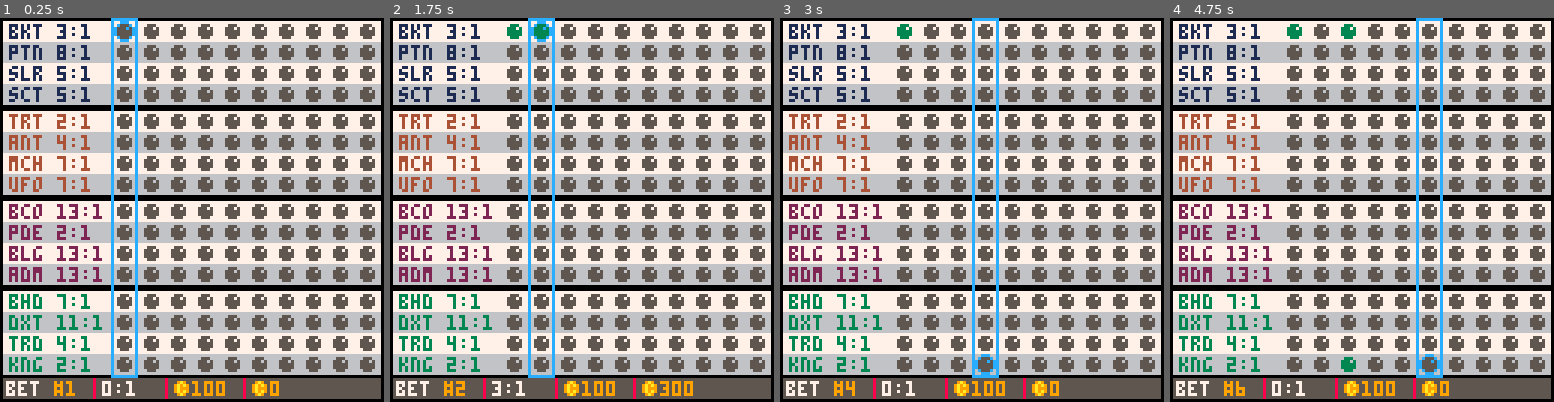
Above: before the commit, frames 1-4 (left to right).
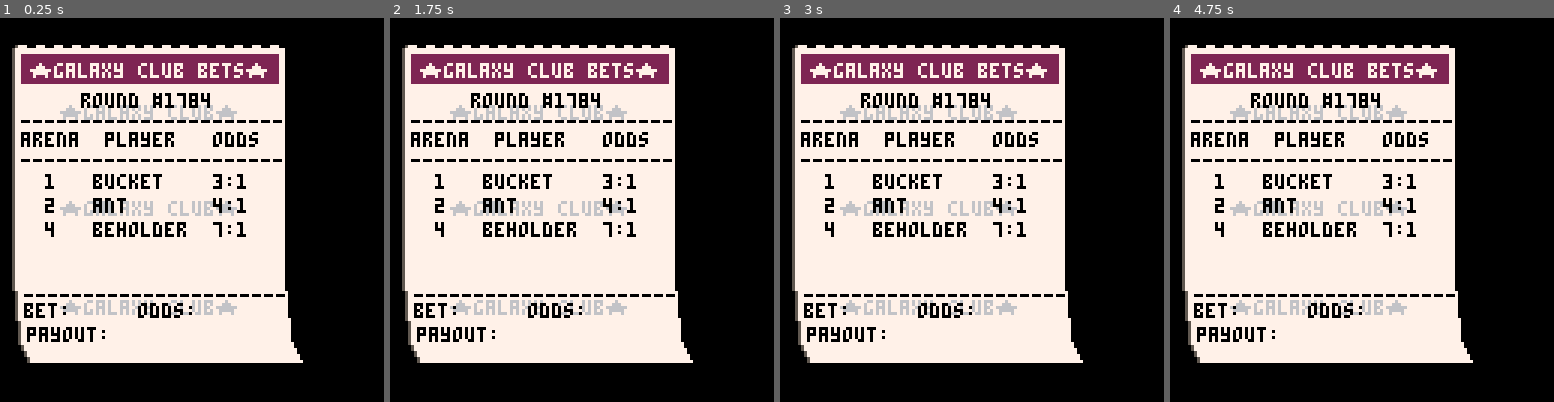
Above: after the commit, the same moments.

Repository: suspicious-smoke/club-bets-pico8
Game: PICO-8 cartridge club-bets.p8
Same seed, same stepped clock (60 frames per second), same inputs: the game is played once before the commit and once after it.
Inputs:
- Up to frame 1 (0.25 s): no input
- Up to frame 2 (1.75 s): tap X (X key) at 0.33, 1.07 s; tap O (Z key) at 0.7, 1.7 s; hold Right from 1.6 s (still down)
- Up to frame 3 (3 s): tap X (X key) at 1.85, 2.97 s; release Right at 2.1 s; tap O (Z key) at 2.1, 2.5, 2.9 s; hold Up 2.15-2.42 s; hold Right from 2.47 s (still down)
- Up to frame 4 (4.75 s): release Right at 3.03 s; hold Left 3.08-3.58 s; tap O (Z key) every 0.4 s from 3.3 to 4.5 s; hold Down 3.63-3.97 s; hold Right 4.02-4.68 s; tap X (X key) at 4.08 s; hold Up from 4.73 s (still down)

The runs differ from the first frame. In frame 1, 80% of the frame differs, in the area x 0-100%, y 0-100%; in frame 2, 80%; in frame 3, 80%; in frame 4, 80%.

Commit message:
work on ticket

Diff:
--- a/club-bets.p8
+++ b/club-bets.p8
@@ -94,9 +94,9 @@
 	_upd=blank
 	_drw=blank
 	fill_arenas()
-	--dummy_bets()
-	init_quickbetpage()
-	--init_ticket()
+	dummy_bets()
+	--init_quickbetpage()
+	init_ticket()
 	--init_betpage()
 	--calculate_winners()
 	--init_confirm()
@@ -631,7 +631,13 @@
 -->8
 --ticket
 function init_ticket()
-	tx,ty=20,10
+	tx={}
+	ty={}
+	for i=1,1 do
+		tx[i]=i*5
+		ty[i]=9+i
+	end
+
 	_upd=upd_ticket
 	_drw=drw_ticket
 end
@@ -641,41 +647,58 @@
 end
 
 function drw_ticket()
-
-	local _arx,_plx,_odx=tx+2,tx+26,tx+66
-	--ticket
-	for i=1,15 do
-		rrect(tx-5+6*i,ty-1,3,1,0,7)
-	end
-	rrectfill(tx,ty,90,81,0,7)--ticket
-	rrectfill(tx+6,ty+81,84,24,0,7)--lwr ticket
-	spr(128,tx-2,ty+81,1,3)--left leaf
-	spr(129,tx+89,ty+81,1,3)--right leaf
-	for i=1,3 do
-		_wmoff=0
-		if i==3 then
-			_wmoff=1
-		end
-		print("★galaxy club★",tx+15,ty-13+i*32+_wmoff,6)
-	end
-	--text
-	rrectfill(tx+2,ty+2,86,10,0,2)--red area
-	print("★galaxy club bets★",tx+5,ty+5,7)
-	print("round #1784",tx+22,ty+15,0)
-	print("----------------------",tx+2,ty+22,0)
-	print("arena",_arx,ty+28,0)
-	print("player",_plx+4,ty+28,0)
-	print("odds",_odx,ty+28,0)
-	print("----------------------",tx+2,ty+22,0)
-	for i=1,4 do
-		print(i,_arx+8,ty+34+8*i,0)
-		print("the dude",_plx,ty+34+8*i,0)
-		print("11:1",_odx,ty+34+8*i,0)
-	end
-	print("----------------------",tx+3,ty+80,0)
-	print("bet:",_arx+1,ty+85)
-	print("odds:",tx+41,ty+85)
-	print("payout:",_arx+2,ty+93)
+	for i_bet=1,#tx do
+		local _tx,_ty=tx[i_bet],ty[i_bet]
+		local _cbet=bets[i_bet]
+		local _arx,_plx,_odx=_tx+2,_tx+26,_tx+66
+		--ticket
+		rrect(_tx-5+5,_ty-1,3,1,0,5)--shadow
+		for i=1,15 do
+			rrect(_tx-5+6*i,_ty-1,3,1,0,7)
+		end
+		rrectfill(_tx-1,_ty,90,81,0,5)--shadow
+		rrectfill(_tx,_ty,90,81,0,7)--ticket
+		rrectfill(_tx+6,_ty+81,84,24,0,7)--lwr ticket
+		spr(128,_tx-2,_ty+81,1,3)--left leaf
+		spr(129,_tx+89,_ty+81,1,3)--right leaf
+		for i=1,3 do
+			_wmoff=0
+			if i==3 then
+				_wmoff=1
+			end
+			print("★galaxy club★",_tx+15,_ty-13+i*32+_wmoff,6)
+		end
+		--text
+		rrectfill(_arx,_ty+2,86,10,0,2)--red area
+		print("★galaxy club bets★",_tx+5,_ty+5,7)
+		print("round #1784",_tx+22,_ty+15,0)
+		print("----------------------",_tx+2,_ty+22,0)
+		print("arena",_arx,_ty+28,0)
+		print("player",_plx+4,_ty+28,0)
+		print("odds",_odx,_ty+28,0)
+		print("----------------------",_tx+2,_ty+35,0)
+		p_count=1
+		for i_arena=1,4 do
+			for i_aplyr=1,4 do
+				if _cbet[2][i_arena][i_aplyr] then
+					print(i_arena,_arx+8,_ty+34+8*p_count,0)
+					local arena_player=arenas[i_arena][i_aplyr]
+					print(players[arena_player[1]][1],_plx,_ty+34+8*p_count,0)
+					print(arena_player[4]..":1",_odx,_ty+34+8*p_count,0)
+					p_count+=1
+				end
+			end
+		end
+		-- for i=1,4 do
+		-- 	print(i,_arx+8,_ty+34+8*i,0)
+		-- 	print("the dude",_plx,_ty+34+8*i,0)
+		-- 	print("11:1",_odx,_ty+34+8*i,0)
+		-- end
+		print("----------------------",_tx+3,_ty+80,0)
+		print("bet:",_arx+1,_ty+85)
+		print("odds:",_tx+41,_ty+85)
+		print("payout:",_arx+2,_ty+93)
+	end
 end
 
 -->8
Not shown, changed: 24 lines of the sprite sheet (__gfx__) section of club-bets.p8
